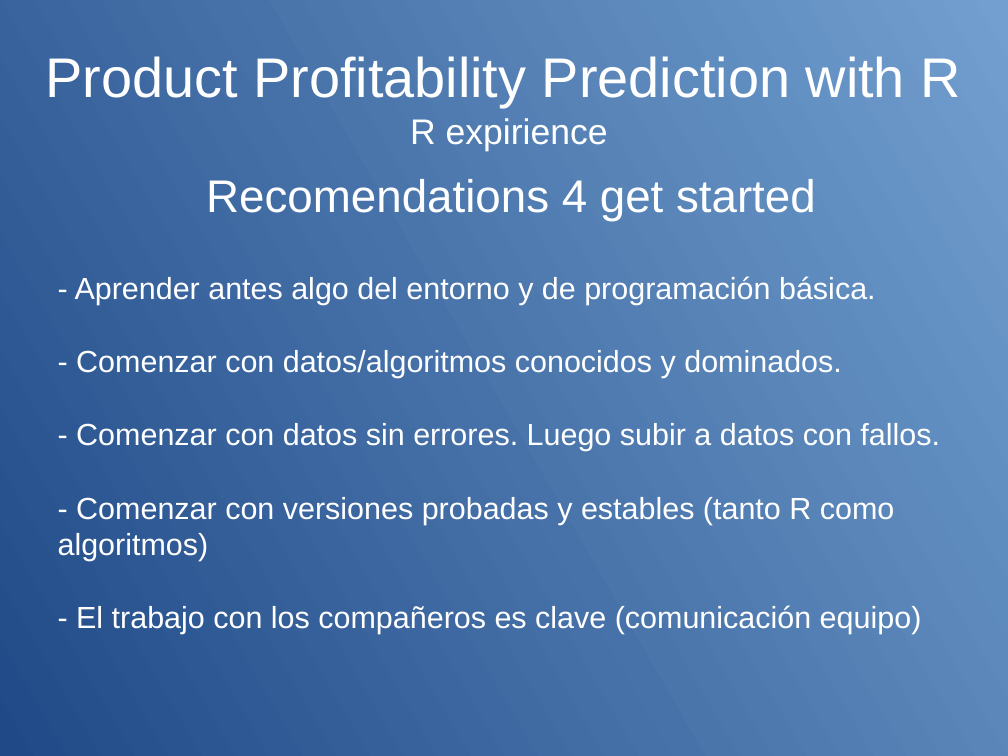
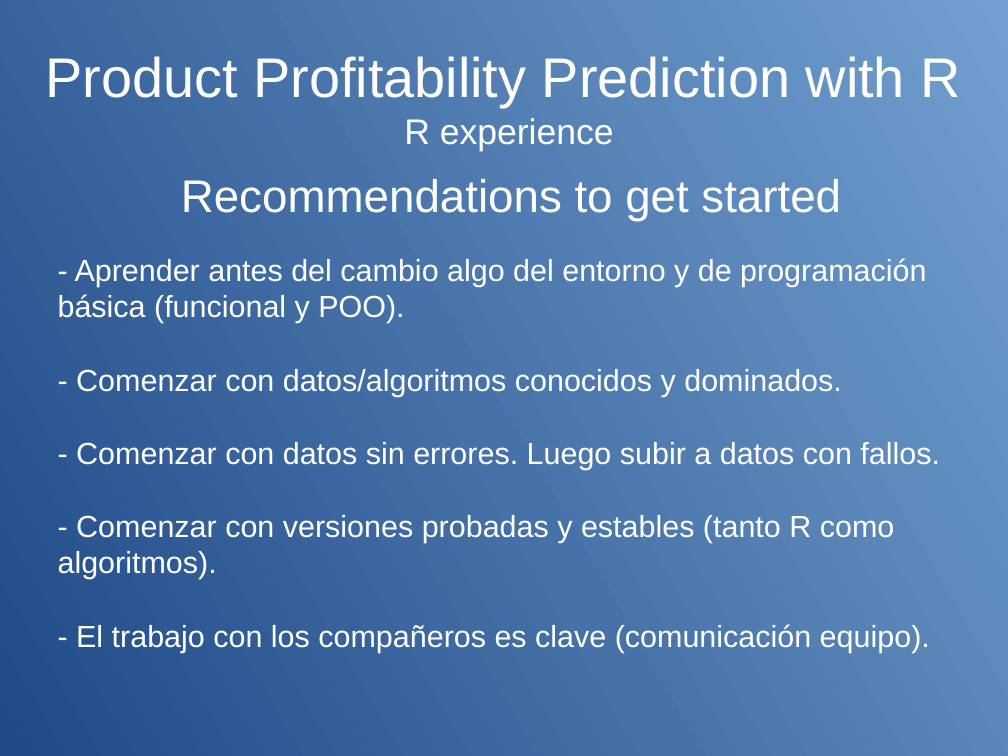
Before and after one commit to meetsCode/Mod2T2Luis, a slide deck: slide 8 of M2Task2present Luis Sanchez V1.odp. Drawn at 1008x756 pixels with LibreOffice and Linux fonts; fonts in the diff are those of the drawing. Boxes give left, top, right and bottom in pixels: in the first picture for what was removed or moved away, otherwise in the second. Text is boxed around its words. In the diff, an @@ line names an element or a change of style, - is before the commit and + after.

Commit message:
Entrega con diapositiva
Esta es la versión mejor de entrega. La diapositiva incluía unas faltas
de ortografía en inglés que han sido corregidas así como algo de
puntuación.

```diff
--- a/M2Task2present Luis Sanchez V1.odp
+++ b/M2Task2present Luis Sanchez V1.odp
@@ title at [45,56,960,151]: text changed @@
-Product Profitability Prediction with R
-R expirience
+Product Profitability Prediction with R
+R experience
@@ title at [181,179,841,221]: text changed @@
-Recomendations 4 get started
+Recommendations to get started
@@ subtitle at [58,258,926,323]: text changed @@
-- Aprender antes algo del entorno y de programación básica.
+- Aprender antes del cambio algo del entorno y de programación básica (funcional y POO).
@@ subtitle "- Aprender antes del cambio ...": place and size @@
-subtitle "- Aprender antes del cambio ..." at [58,276,940,634]
+subtitle "- Aprender antes del cambio ..." at [58,258,940,653]
@@ subtitle at [58,515,930,653]: text changed @@
-- Comenzar con versiones probadas y estables (tanto R como algoritmos)
-- El trabajo con los compañeros es clave (comunicación equipo)
+- Comenzar con versiones probadas y estables (tanto R como algoritmos).
+- El trabajo con los compañeros es clave (comunicación equipo).
```
Also in this commit, not shown: 8 other slides changed, 4 other files.
